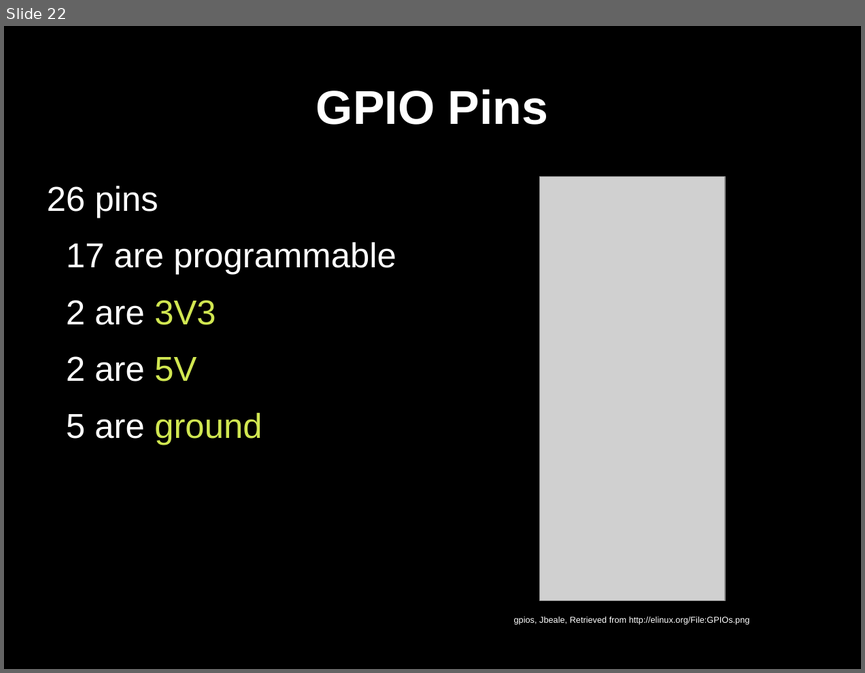
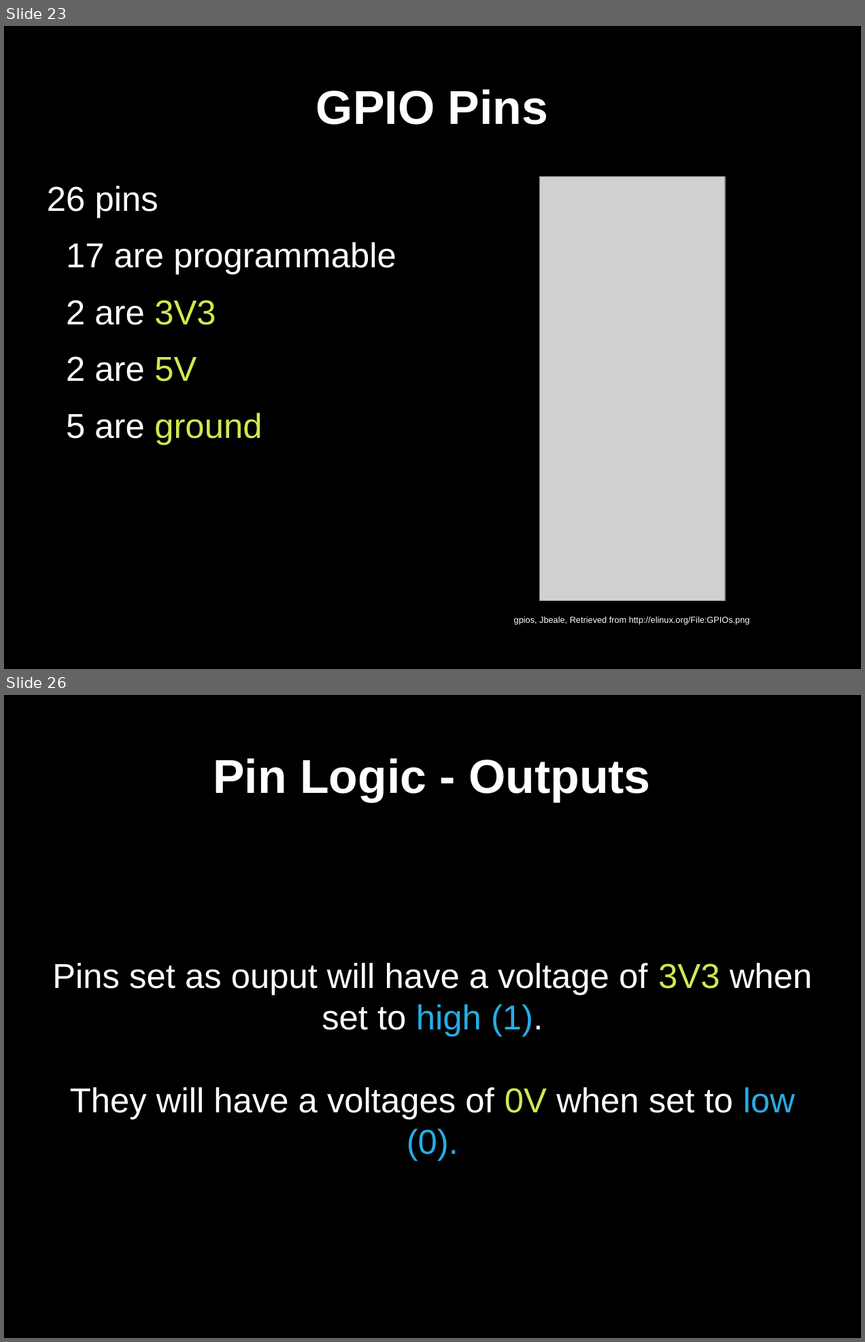
Before and after one commit to gaudeon/rpi_gpio_overview, a slide deck: slides/RPi GPIO Overview.odp. Shown one above the other, each under a label of ours: slide 22 before the commit, slides 23 and 26 after it; the slides between them are not shown. The pictures are 865x673 and 865x1342 pixels, drawn with LibreOffice and Linux fonts; fonts in the diff are those of the drawing; grey boxes stand for pictures. Boxes give left, top, right and bottom in pixels: in the first picture for what was removed or moved away, otherwise in the second. Text is boxed around its words. In the diff, an @@ line names an element or a change of style, - is before the commit and + after.

```diff
--- a/slides/RPi GPIO Overview.odp
+++ b/slides/RPi GPIO Overview.odp
@@ slide 26 added at [4, 695, 861, 1338], background #000000 @@
@@ title added at [213, 758, 650, 802], 44 pt, text #FFFFFF, bold @@
+Pin Logic - Outputs
@@ subtitle added at [52, 963, 812, 1161], 32 pt, text #FFFFFF @@
+Pins set as ouput will have a voltage of 3V3 when set to high (1).
+They will have a voltages of 0V when set to low (0).
@@ what was slide 22 is now slide 23 @@
```
Also in this commit, not shown: 7 slides changed, 6 other slides added.
